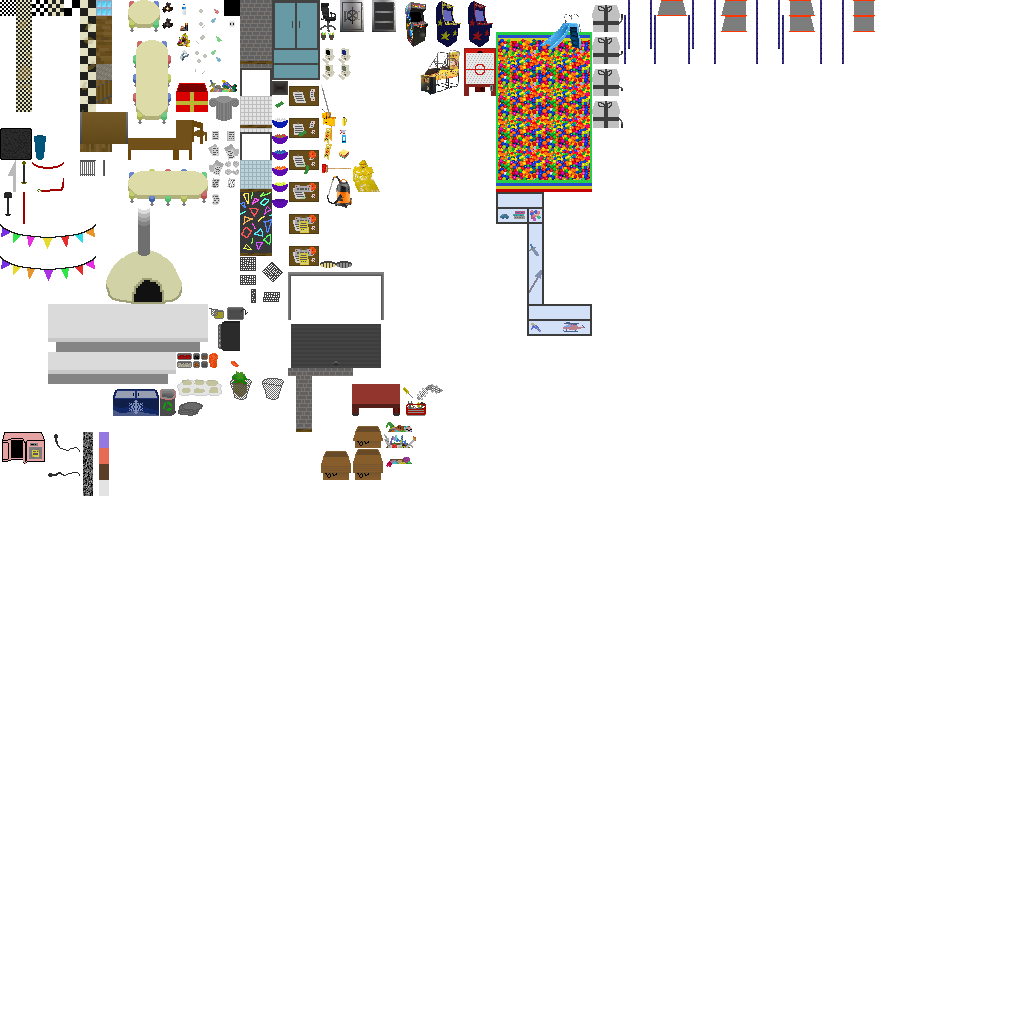
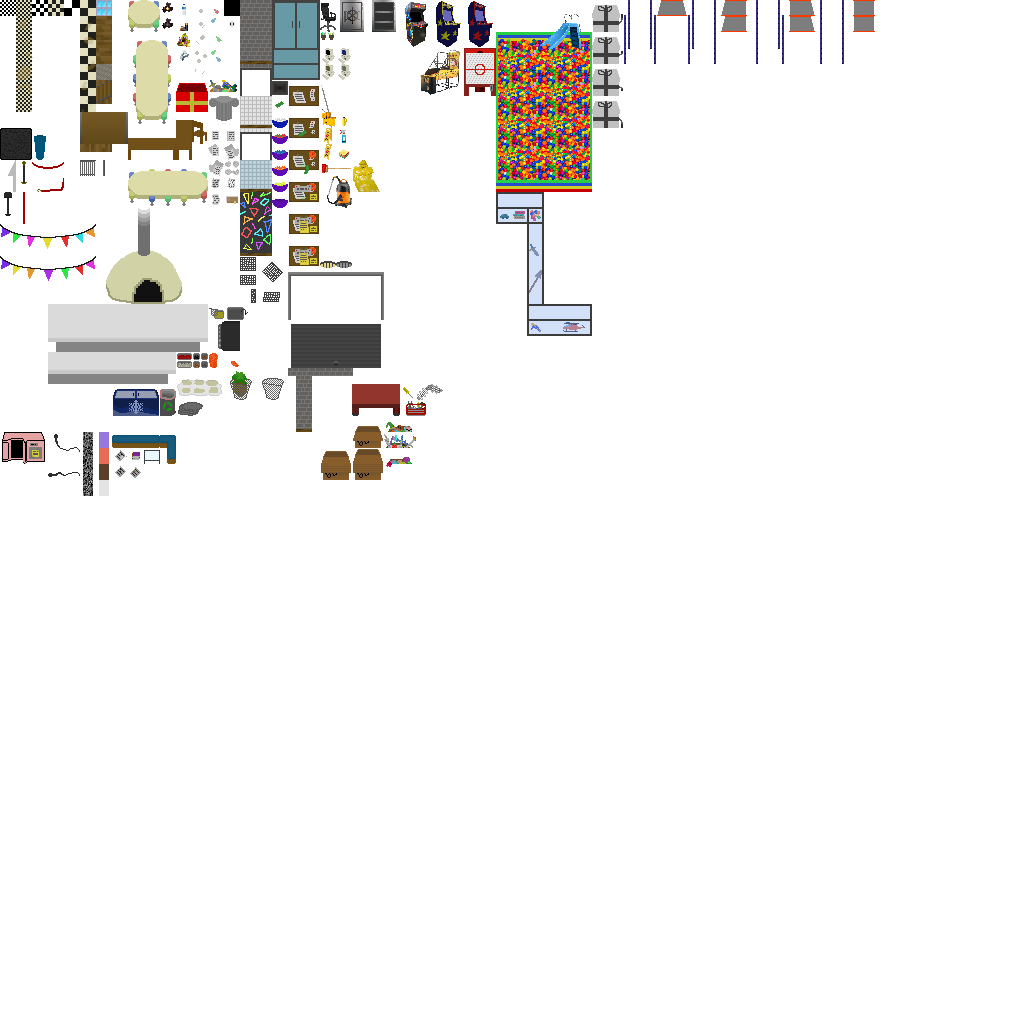
Two versions of the same layered image (1024x1024). Layer-by-layer changes:
painted on "Textures" over 112, 194, 317, 478
